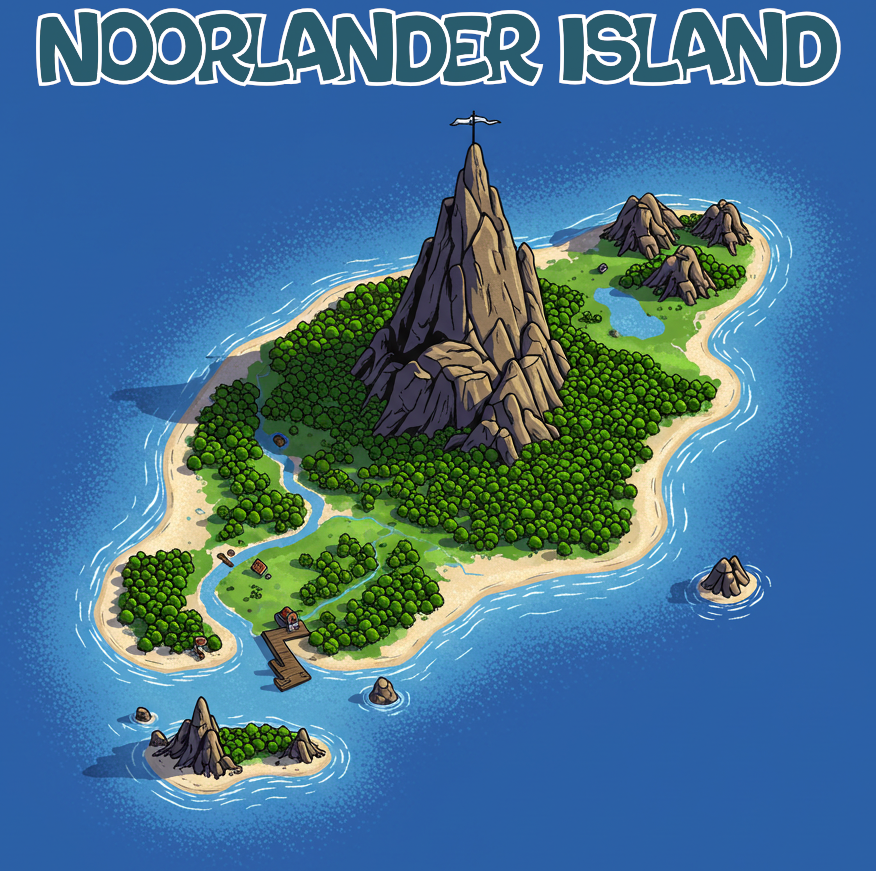
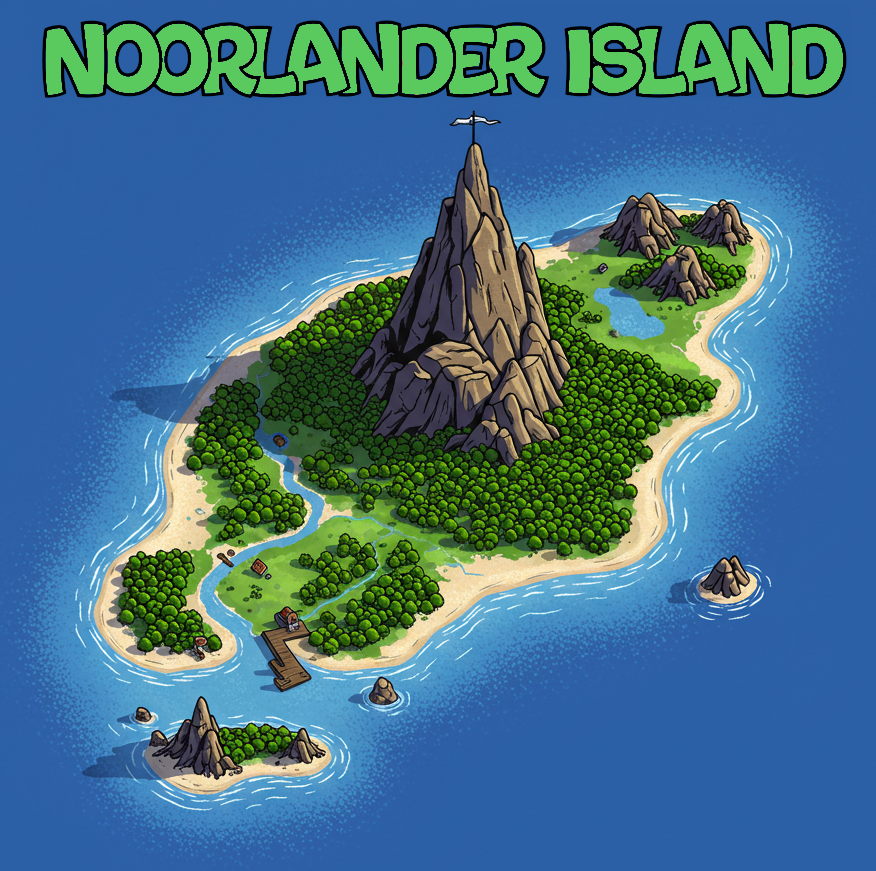
Layers edited between the first and the second 876x871 image:
painted on "your_image_path.png" over [36, 8, 847, 99]
